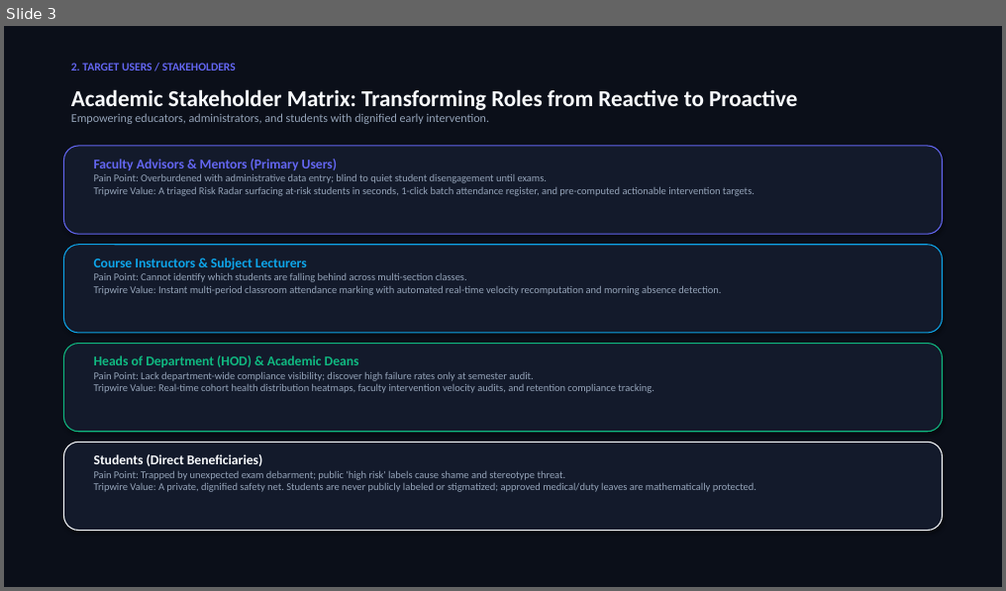
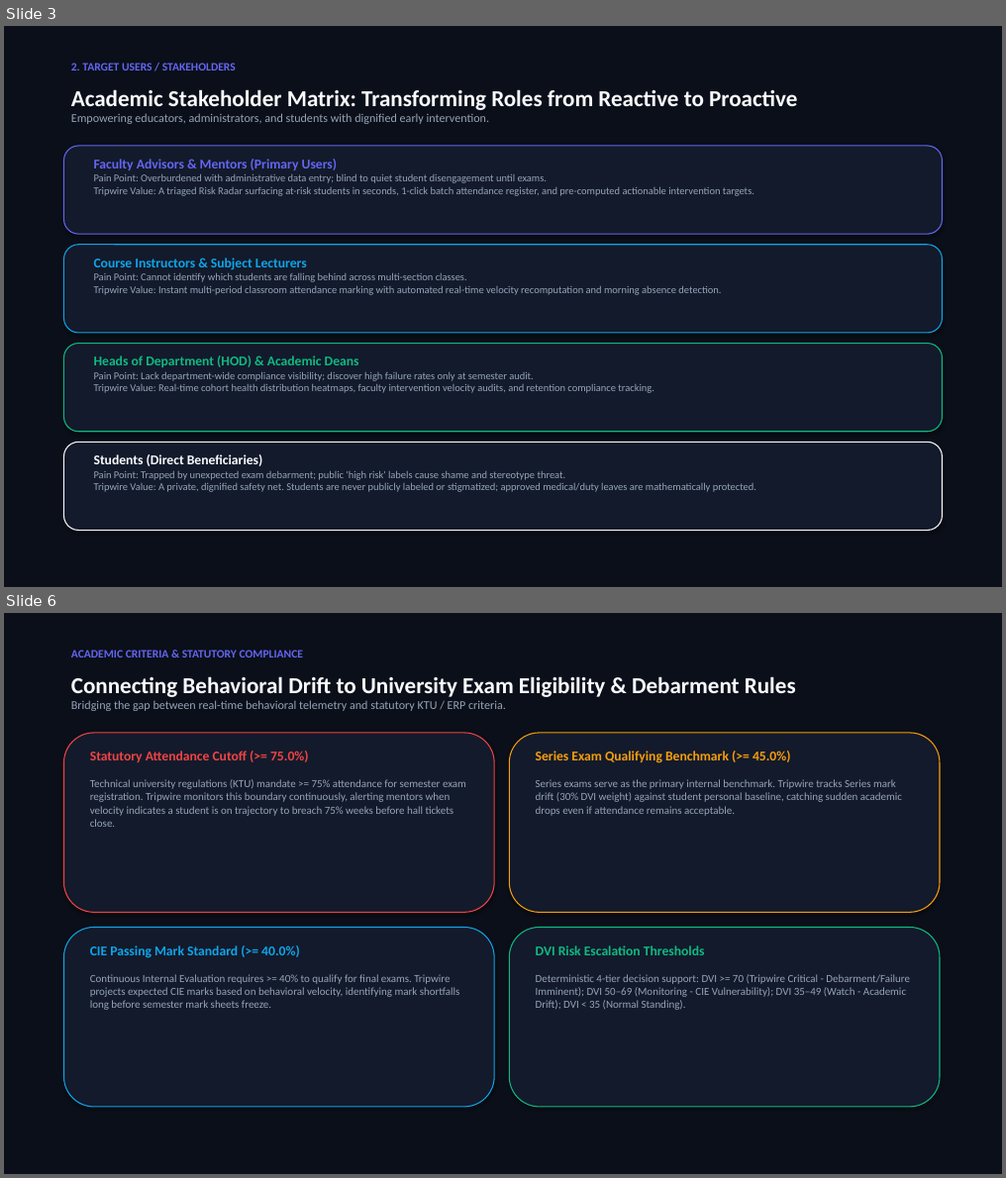
Before and after one commit to sreehari3993-glitch/-tripwire, a slide deck: TRIPWIRE_PITCH_DECK.pptx. Shown one above the other, each under a label of ours: slide 3 before the commit, slides 3 and 6 after it; the slides between them are not shown. The pictures are 1006x591 and 1006x1178 pixels, drawn with LibreOffice and Linux fonts; fonts in the diff are those of the drawing. Boxes give left, top, right and bottom in pixels: in the first picture for what was removed or moved away, otherwise in the second. Text is boxed around its words. In the diff, an @@ line names an element or a change of style, - is before the commit and + after.

Commit message:
feat: add series exam mark threshold (45%) and 30/30/30/10 DVI weight configuration

```diff
--- a/TRIPWIRE_PITCH_DECK.pptx
+++ b/TRIPWIRE_PITCH_DECK.pptx
@@ slide 6 added at [4, 613, 1002, 1174], background #FFFFFF @@
@@ rectangle added at [4, 613, 1002, 1174], fill #0B0F19 @@
@@ text added at [71, 650, 303, 658], 11 pt, text #6366F1, bold @@
+ACADEMIC CRITERIA & STATUTORY COMPLIANCE
@@ text added at [71, 676, 796, 711], 11.5 pt, text #94A3B8 @@
+Connecting Behavioral Drift to University Exam Eligibility & Debarment Rules
+Bridging the gap between real-time behavioral telemetry and statutory KTU / ERP criteria.
@@ rounded rectangle added at [63, 733, 494, 912], fill #131A2B, outline #EF4444 1 pt @@
@@ text added at [90, 751, 466, 827], 10.5 pt, text #94A3B8 @@
+Statutory Attendance Cutoff (>= 75.0%)
+Technical university regulations (KTU) mandate >= 75% attendance for semester exam registration. Tripwire monitors this boundary continuously, alerting mentors when velocity indicates a student is on trajectory to breach 75% weeks before hall tickets close.
@@ rounded rectangle added at [509, 733, 940, 912], fill #131A2B, outline #F59E0B 1 pt @@
@@ text added at [536, 751, 902, 816], 10.5 pt, text #94A3B8 @@
+Series Exam Qualifying Benchmark (>= 45.0%)
+Series exams serve as the primary internal benchmark. Tripwire tracks Series mark drift (30% DVI weight) against student personal baseline, catching sudden academic drops even if attendance remains acceptable.
@@ rounded rectangle added at [63, 928, 494, 1107], fill #131A2B, outline #0EA5E9 1 pt @@
@@ rounded rectangle added at [509, 928, 940, 1107], fill #131A2B, outline #10B981 1 pt @@
@@ text added at [90, 946, 460, 1010], 10.5 pt, text #94A3B8 @@
+CIE Passing Mark Standard (>= 40.0%)
+Continuous Internal Evaluation requires >= 40% to qualify for final exams. Tripwire projects expected CIE marks based on behavioral velocity, identifying mark shortfalls long before semester mark sheets freeze.
@@ text added at [536, 946, 910, 1010], 10.5 pt, text #94A3B8 @@
+DVI Risk Escalation Thresholds
+Deterministic 4-tier decision support: DVI >= 70 (Tripwire Critical - Debarment/Failure Imminent); DVI 50–69 (Monitoring - CIE Vulnerability); DVI 35–49 (Watch - Academic Drift); DVI < 35 (Normal Standing).
```
Also in this commit, not shown: 10 slides changed, 1 other slide added, 25 other files.
